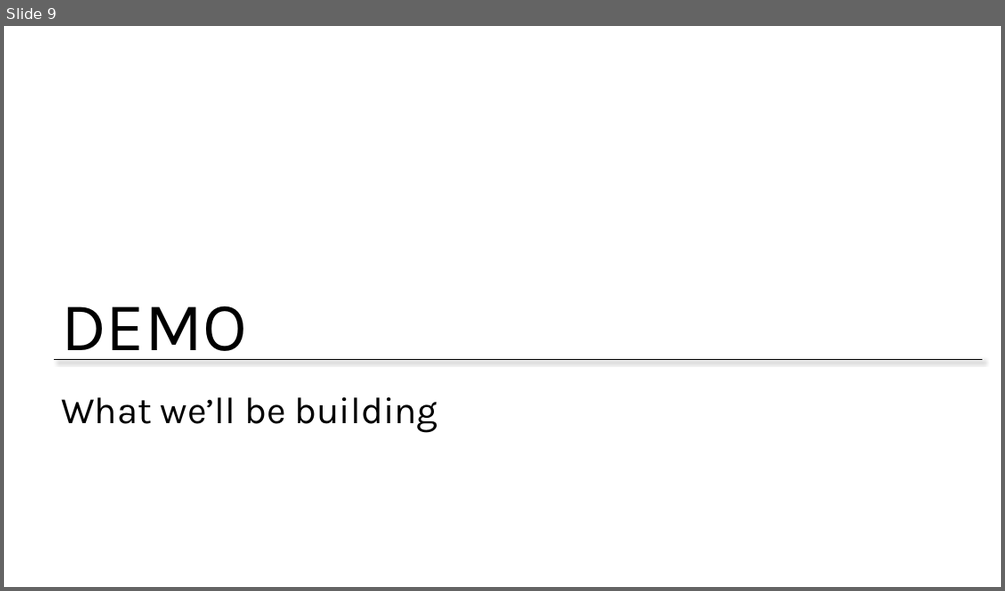
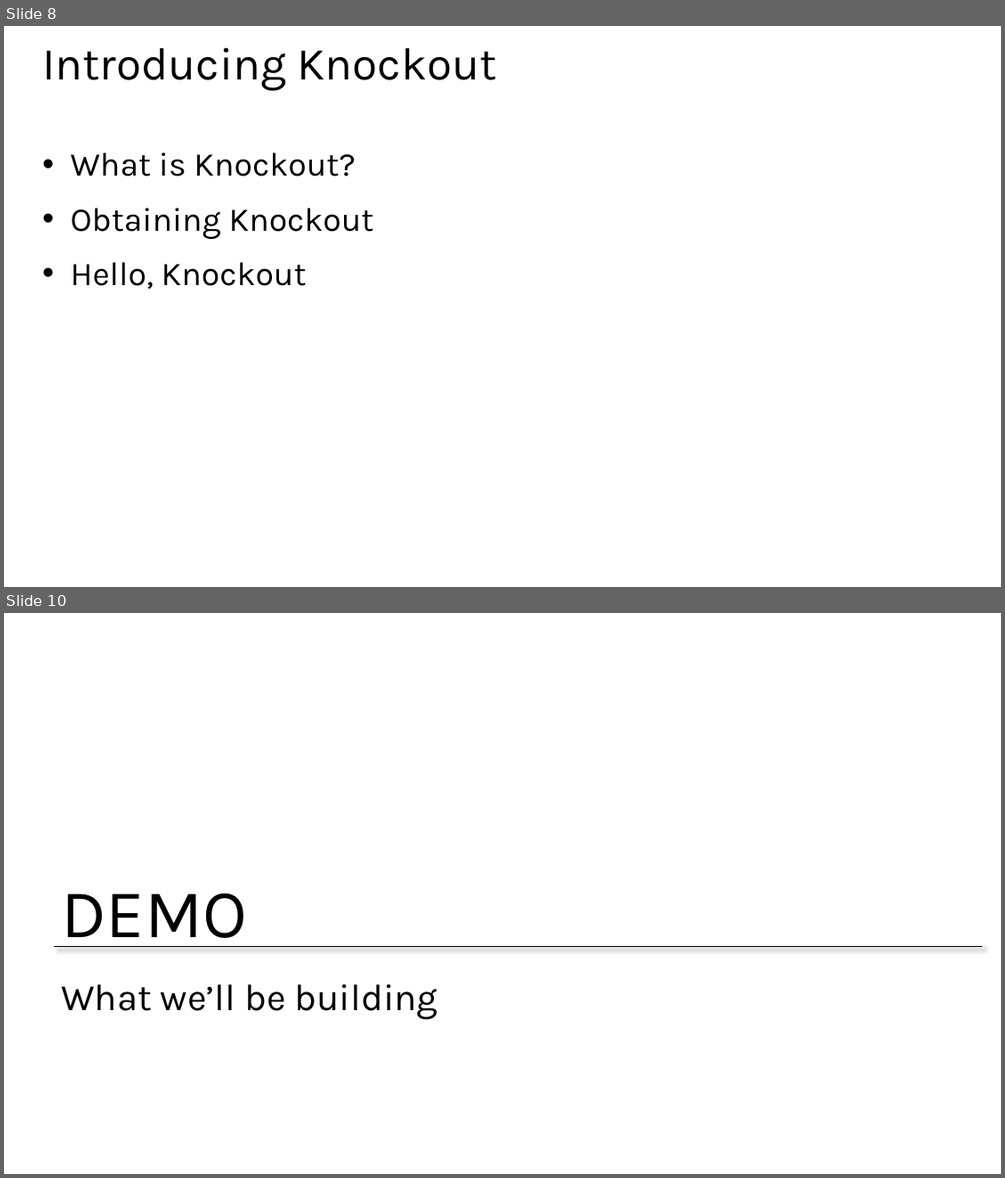
Before and after one commit to jongalloway/Knockout-MVA, a slide deck: Slides/1 - Introducing Knockout.pptx. Shown one above the other, each under a label of ours: slide 9 before the commit, slides 8 and 10 after it; the slides between them are not shown. The pictures are 1005x591 and 1005x1178 pixels, drawn with LibreOffice and Linux fonts; fonts in the diff are those of the drawing; background and template pictures are left out. Boxes give left, top, right and bottom in pixels: in the first picture for what was removed or moved away, otherwise in the second. Text is boxed around its words. In the diff, an @@ line names an element or a change of style, - is before the commit and + after.

```diff
--- a/Slides/1 - Introducing Knockout.pptx
+++ b/Slides/1 - Introducing Knockout.pptx
@@ slide 8 added at <box>4,26,1001,587</box>, background #FFFFFF @@
@@ title added at <box>42,47,497,90</box>, 44 pt, text #000000 @@
+Introducing Knockout
@@ text added at <box>71,152,374,289</box>, 32 pt, text #000000 @@
+• What is Knockout?
+• Obtaining Knockout
+• Hello, Knockout
@@ what was slide 9 is now slide 10 @@
```
Also in this commit, not shown: 2 slides changed, 8 other slides added, 4 slides removed, 1 other file.
